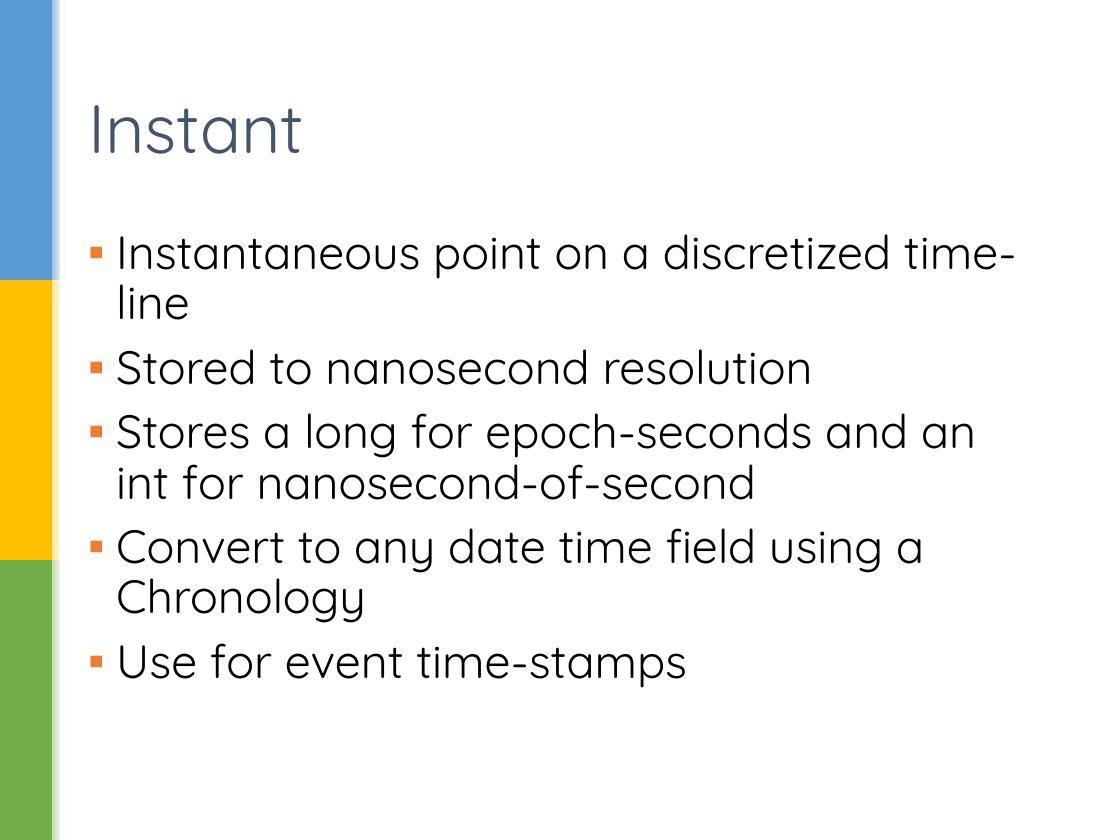
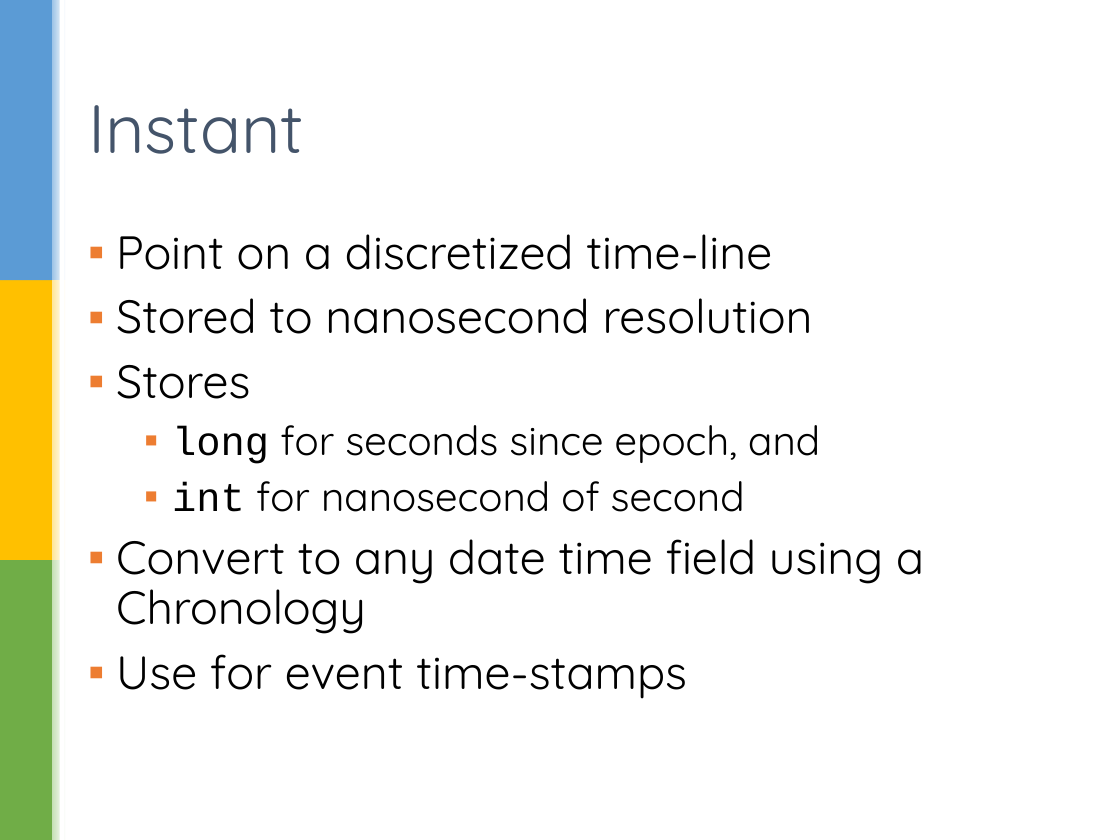
Before and after one commit to sualeh/make-a-date, a slide deck: slide 22 of Java 8 Date and Time API.pptx. Drawn at 1120x840 pixels with LibreOffice and Linux fonts; fonts in the diff are those of the drawing; background and template pictures are left out. Boxes give left, top, right and bottom in pixels: in the first picture for what was removed or moved away, otherwise in the second. Text is boxed around its words. In the diff, an @@ line names an element or a change of style, - is before the commit and + after.

```diff
--- a/Java 8 Date and Time API.pptx
+++ b/Java 8 Date and Time API.pptx
@@ text at bbox=[116, 234, 772, 270]: text changed @@
-▪ Instantaneous point on a discretized time-line
+▪ Point on a discretized time-line
@@ text at bbox=[116, 365, 820, 512]: text changed; size 30 to 26 pt @@
-▪ Stores a long for epoch-seconds and an int for nanosecond-of-second
+▪ Stores
+  ▪ long for seconds since epoch, and
+  ▪ int for nanosecond of second
```
Also in this commit, not shown: 23 other slides changed.
